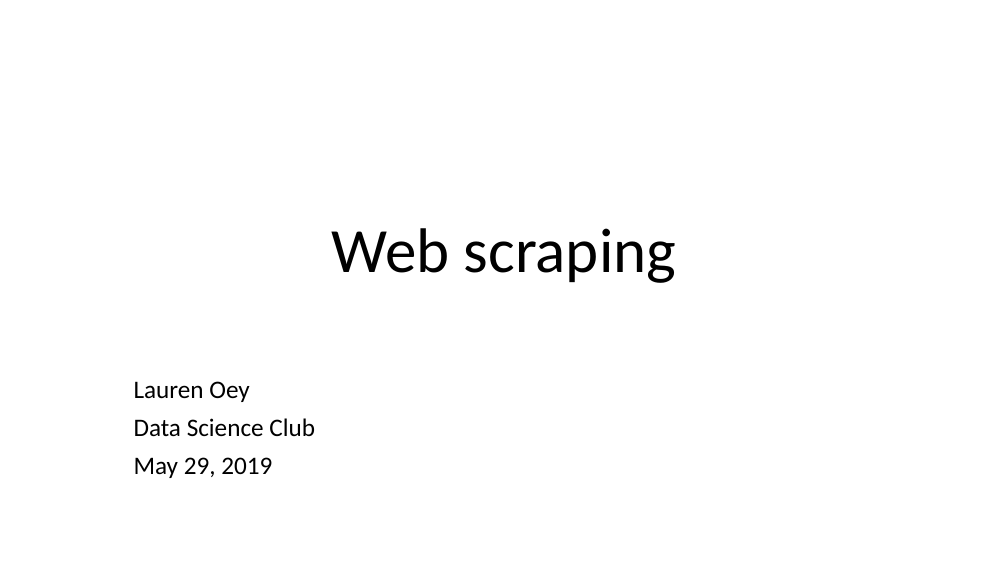
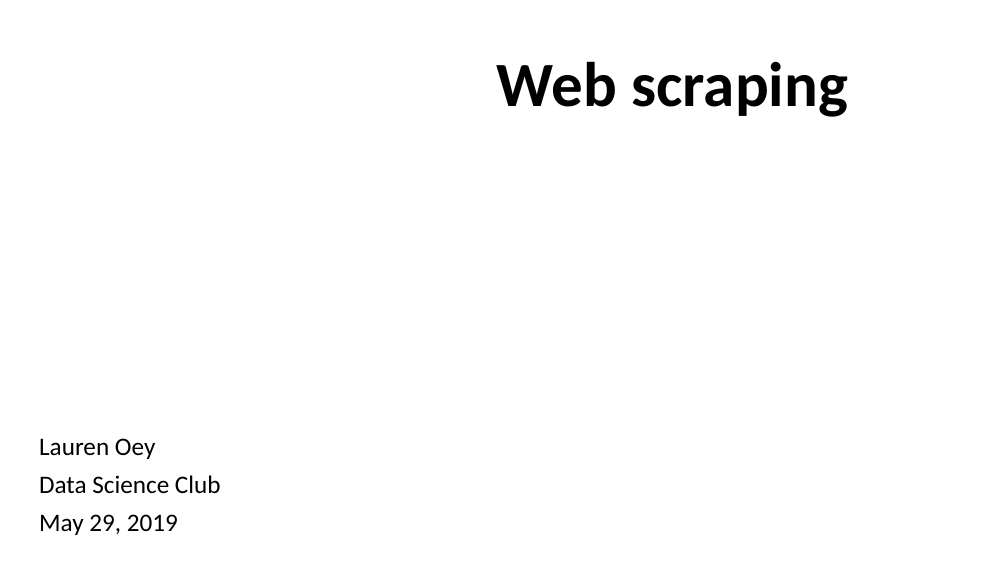
Before and after one commit to la-oey/beautifulsoup4tutorial, a slide deck: slide 1 of webscraping_5_29_2019.pptx. Drawn at 1008x567 pixels with LibreOffice and Linux fonts; fonts in the diff are those of the drawing; background and template pictures are left out. Boxes give left, top, right and bottom in pixels: in the first picture for what was removed or moved away, otherwise in the second. Text is boxed around its words. In the diff, an @@ line names an element or a change of style, - is before the commit and + after.

```diff
--- a/webscraping_5_29_2019.pptx
+++ b/webscraping_5_29_2019.pptx
@@ title "Web scraping": place and size @@
-title "Web scraping" at [332,228,676,283]
+title "Web scraping" at [497,61,848,117]
@@ title "Web scraping" at [497,61,848,117]: bold on @@
@@ subtitle "Lauren Oey": place and size @@
-subtitle "Lauren Oey" at [134,381,315,478]
+subtitle "Lauren Oey" at [39,438,221,535]
```
Also in this commit, not shown: 5 other slides changed, 3 slides added, 1 slide removed.
